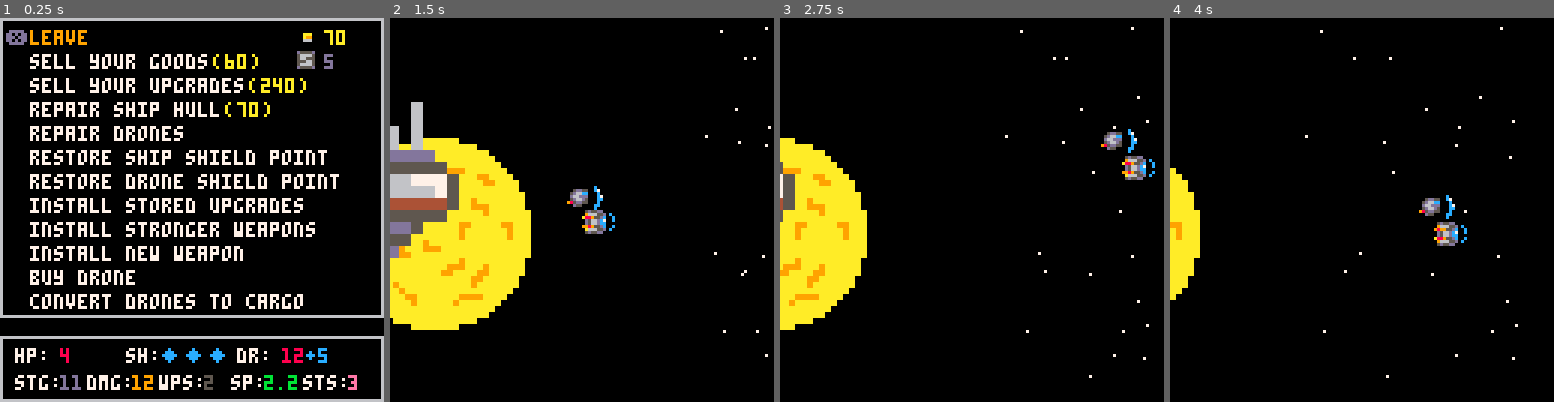
Above: before the commit, frames 1-4 (left to right).
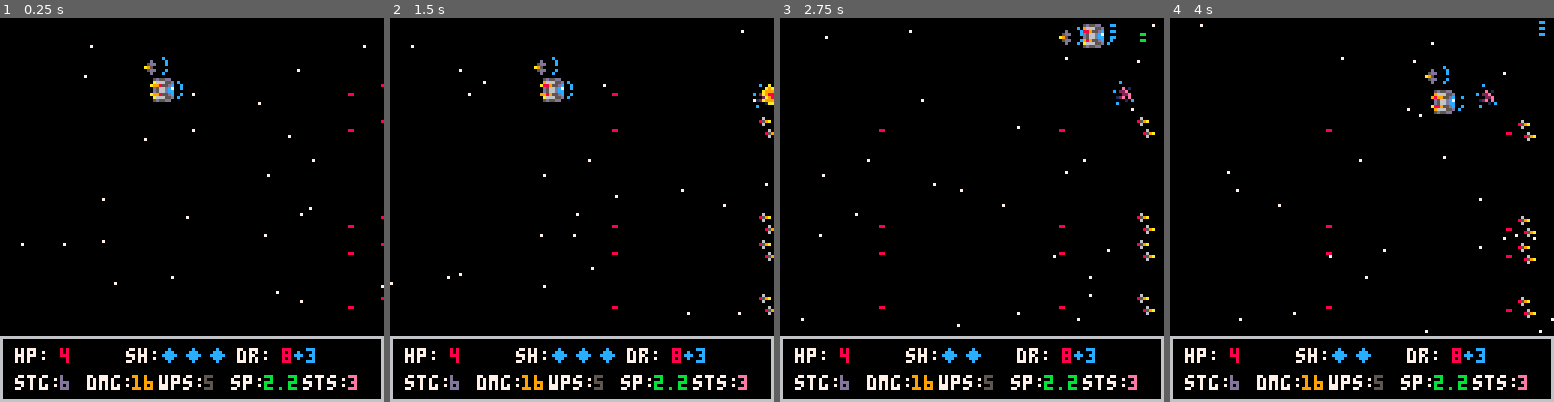
Above: after the commit, the same moments.

Repository: Scatenix/Void-Merchants
Game: PICO-8 cartridge void_merchants.p8
The game is run twice, just before and just after one commit, with the same random seed, the same clock (stepped at 60 frames per second) and the same inputs.
Inputs:
- Up to frame 1 (0.25 s): no input
- Up to frame 2 (1.5 s): tap X (X key) at 0.33, 1.07 s; tap O (Z key) at 0.7 s
- Up to frame 3 (2.75 s): hold Right 1.6-2.1 s; tap O (Z key) at 1.7, 2.1, 2.5 s; tap X (X key) at 1.85 s; hold Up 2.15-2.42 s; hold Right from 2.47 s (still down)
- Up to frame 4 (4 s): tap O (Z key) at 2.9, 3.3, 3.7 s; tap X (X key) at 2.97 s; release Right at 3.03 s; hold Left 3.08-3.58 s; hold Down 3.63-3.97 s

The runs differ from the first frame. In frame 1, 16% of the frame differs, in the area x 0-100%, y 0-97%; in frame 2, 22%, in the area x 0-100%, y 2-100%; in frame 3, 15%; in frame 4, 7.9%.

Commit message:
Add money pickup floating text; Fix bugs

Diff:
--- a/game/draw_functions.p8
+++ b/game/draw_functions.p8
@@ -1,5 +1,17 @@
 __lua__3
 -- draw functions
+
+function draw_money_pickups()
+	for mp in all(money_pickups) do
+		spr(credit[1], mp[2] - 8, flr(mp[3]) - 17)
+		print(" " ..pl_credits.. " +" ..mp[1], mp[2] - 5, flr(mp[3]) - 15, 3)
+		if mp[4] <= 0 then
+			del(money_pickups, mp)
+		end
+		mp[3] -= 0.1
+		mp[4] -= 1
+	end
+end
 
 function draw_explosions()
 	for exp in all(explosions) do
--- a/game/enemies.p8
+++ b/game/enemies.p8
@@ -177,7 +177,7 @@
 	if not titlescreen_mode then
 		local droped_item = drop_item()
 		if droped_item[1] > 0 then
-			add_floating_item(droped_item[1], enemy[1], enemy[2], drop_item[2])
+			add_floating_item(droped_item[1], enemy[1], enemy[2], droped_item[2])
 		end
 	end
 end
--- a/game/global_variables.p8
+++ b/game/global_variables.p8
@@ -44,6 +44,9 @@
 talk_to_void_creature = false
 skip_void = false
 
+money_pickups = {} -- amount, x, y, animation_frames_remainung
+money_pickup_animation_frames = 50
+
 current_planet = 1
 planets = {
 	{80, 0},
--- a/game/items.p8
+++ b/game/items.p8
@@ -76,7 +76,7 @@
 			pl_ship_damage += 1
 			del(floating_items, item)
 		else
-			store_item(item)
+			store_item(item, attack_damage_inc[2])
 		end
 	elseif item[3] == drone_inc[1] then
 		if drone_tier < max_drones then
@@ -85,7 +85,7 @@
 			set_pl_drone(drone_tier)
 			del(floating_items, item)
 		else
-			store_item(item)
+			store_item(item, drone_inc[2])
 		end
 	elseif item[3] == weapons_inc[1] then
 		if pl_ship_weapons < max_pl_dr_weapons then
@@ -97,19 +97,26 @@
 			drone_weapons+=1
 			del(floating_items, item)
 		else
-			store_item(item)
+			store_item(item, drone_inc[2])
 		end
 	elseif item[3] == credit[1] then
 		sfx(17)
 		add_credits(credit[2])
+		add_money_pickup(credit[2])
+
 		del(floating_items, item)
 	elseif item[3] == super_credit[1] then
 		sfx(17)
 		add_credits(super_credit[2])
+		add_money_pickup(super_credit[2])
 		del(floating_items, item)
 	else
-		store_item(item)
-	end
+		store_item(item, super_credit[2])
+	end
+end
+
+function add_money_pickup(money)
+	add(money_pickups, {credit[2], pl_ship_x, pl_ship_y, money_pickup_animation_frames})
 end
 
 function speed_buff_timer()
--- a/game/main.p8
+++ b/game/main.p8
@@ -61,11 +61,11 @@
 	init_battle = true
 
 	titlescreen_mode = false
-	battle_mode = false
+	battle_mode = true
 	travel_to_battle_mode = false
 	travel_after_battle_mode = false
 	converstaion_mode = false
-	trading_mode = true
+	trading_mode = false
 	death_mode = false
 
 	level = 1
@@ -107,19 +107,19 @@
 
 	set_pl_ship(6)
 
-	set_pl_drone(9)
-
-	store_item(scrap[1], scrap[2])
-	-- store_item(copper[1], copper[2])
-	-- store_item(gold[1], gold[2])
-	store_item(parts_crate[1], parts_crate[2])
-	-- store_item(cobalt[1], cobalt[2])
-	-- store_item(platinum[1], platinum[2])
-	-- store_item(void_fragment[1], void_fragment[2])
-	-- store_item(void_crystal[1], void_crystal[2])
-	store_item(attack_damage_inc[1], attack_damage_inc[2])
-	store_item(drone_inc[1], drone_inc[2])
-	store_item(weapons_inc[1], weapons_inc[2])
+	set_pl_drone(4)
+
+	store_item({0, 0, scrap[1]}, scrap[2])
+	-- store_item({0, 0, copper[1]}, copper[2])
+	-- store_item({0, 0, gold[1]}, gold[2])
+	store_item({0, 0, parts_crate[1]}, parts_crate[2])
+	-- store_item({0, 0, cobalt[1]}, cobalt[2])
+	-- store_item({0, 0, platinum[1]}, platinum[2])
+	-- store_item({0, 0, void_fragment[1]}, void_fragment[2])
+	-- store_item({0, 0, void_crystal[1]}, void_crystal[2])
+	store_item({0, 0, attack_damage_inc[1]}, attack_damage_inc[2])
+	store_item({0, 0, drone_inc[1]}, drone_inc[2])
+	store_item({0, 0, weapons_inc[1]}, weapons_inc[2])
 	pl_credits = 70
 	-- pl_ship_max_life = 9999
 	pl_ship_life = 4
@@ -204,9 +204,6 @@
 			init_battle = false
 			tme = time()
 			spawn_enemy_wave()
-
-			-- Todo: should be done at the trader instead. just for having a playable game for now
-			pl_ship_life = pl_ship_max_life
 		end
 
 		-- spawn new enemy wave every 20 seconds if there are still enemies. else after 5
@@ -355,6 +352,7 @@
 
 		draw_hitmarkers()
 		draw_explosions()
+		draw_money_pickups()
 	elseif converstaion_mode then
 		draw_textbox()
 	elseif travel_after_battle_mode then
@@ -365,6 +363,7 @@
 		draw_ship()
 		draw_friendly_shots(pl_ship_shots, 11)
 		draw_friendly_shots(drone_shots, 12)
+		draw_money_pickups()
 	elseif trading_mode then
 		if trading_phase == 0 then
 			draw_tradescreen()
--- a/game/player.p8
+++ b/game/player.p8
@@ -19,7 +19,7 @@
 function store_item(item, price)
 	if get_free_storage() > 0 then
 		sfx(6)
-		add(pl_items_stored, {item, price})
+		add(pl_items_stored, {item[3], price})
 		del(floating_items, item)
 	end
 end
--- a/void_merchants.p8
+++ b/void_merchants.p8
@@ -63,11 +63,11 @@
 	init_battle = true
 
 	titlescreen_mode = false
-	battle_mode = false
+	battle_mode = true
 	travel_to_battle_mode = false
 	travel_after_battle_mode = false
 	converstaion_mode = false
-	trading_mode = true
+	trading_mode = false
 	death_mode = false
 
 	level = 1
@@ -109,19 +109,19 @@
 
 	set_pl_ship(6)
 
-	set_pl_drone(9)
-
-	store_item(scrap[1], scrap[2])
-	-- store_item(copper[1], copper[2])
-	-- store_item(gold[1], gold[2])
-	store_item(parts_crate[1], parts_crate[2])
-	-- store_item(cobalt[1], cobalt[2])
-	-- store_item(platinum[1], platinum[2])
-	-- store_item(void_fragment[1], void_fragment[2])
-	-- store_item(void_crystal[1], void_crystal[2])
-	store_item(attack_damage_inc[1], attack_damage_inc[2])
-	store_item(drone_inc[1], drone_inc[2])
-	store_item(weapons_inc[1], weapons_inc[2])
+	set_pl_drone(4)
+
+	store_item({0, 0, scrap[1]}, scrap[2])
+	-- store_item({0, 0, copper[1]}, copper[2])
+	-- store_item({0, 0, gold[1]}, gold[2])
+	store_item({0, 0, parts_crate[1]}, parts_crate[2])
+	-- store_item({0, 0, cobalt[1]}, cobalt[2])
+	-- store_item({0, 0, platinum[1]}, platinum[2])
+	-- store_item({0, 0, void_fragment[1]}, void_fragment[2])
+	-- store_item({0, 0, void_crystal[1]}, void_crystal[2])
+	store_item({0, 0, attack_damage_inc[1]}, attack_damage_inc[2])
+	store_item({0, 0, drone_inc[1]}, drone_inc[2])
+	store_item({0, 0, weapons_inc[1]}, weapons_inc[2])
 	pl_credits = 70
 	-- pl_ship_max_life = 9999
 	pl_ship_life = 4
@@ -206,9 +206,6 @@
 			init_battle = false
 			tme = time()
 			spawn_enemy_wave()
-
-			-- Todo: should be done at the trader instead. just for having a playable game for now
-			pl_ship_life = pl_ship_max_life
 		end
 
 		-- spawn new enemy wave every 20 seconds if there are still enemies. else after 5
@@ -357,6 +354,7 @@
 
 		draw_hitmarkers()
 		draw_explosions()
+		draw_money_pickups()
 	elseif converstaion_mode then
 		draw_textbox()
 	elseif travel_after_battle_mode then
@@ -367,6 +365,7 @@
 		draw_ship()
 		draw_friendly_shots(pl_ship_shots, 11)
 		draw_friendly_shots(drone_shots, 12)
+		draw_money_pickups()
 	elseif trading_mode then
 		if trading_phase == 0 then
 			draw_tradescreen()
@@ -439,6 +438,9 @@
 talk_to_void_creature = false
 skip_void = false
 
+money_pickups = {} -- amount, x, y, animation_frames_remainung
+money_pickup_animation_frames = 50
+
 current_planet = 1
 planets = {
 	{80, 0},
@@ -467,6 +469,18 @@
 hitmarkers = {}
 -->8
 -- draw functions
+
+function draw_money_pickups()
+	for mp in all(money_pickups) do
+		spr(credit[1], mp[2] - 8, flr(mp[3]) - 17)
+		print(" " ..pl_credits.. " +" ..mp[1], mp[2] - 5, flr(mp[3]) - 15, 3)
+		if mp[4] <= 0 then
+			del(money_pickups, mp)
+		end
+		mp[3] -= 0.1
+		mp[4] -= 1
+	end
+end
 
 function draw_explosions()
 	for exp in all(explosions) do
@@ -764,7 +778,7 @@
 function store_item(item, price)
 	if get_free_storage() > 0 then
 		sfx(6)
-		add(pl_items_stored, {item, price})
+		add(pl_items_stored, {item[3], price})
 		del(floating_items, item)
 	end
 end
@@ -1260,7 +1274,7 @@
 	if not titlescreen_mode then
 		local droped_item = drop_item()
 		if droped_item[1] > 0 then
-			add_floating_item(droped_item[1], enemy[1], enemy[2], drop_item[2])
+			add_floating_item(droped_item[1], enemy[1], enemy[2], droped_item[2])
 		end
 	end
 end
@@ -1461,7 +1475,7 @@
 			pl_ship_damage += 1
 			del(floating_items, item)
 		else
-			store_item(item)
+			store_item(item, attack_damage_inc[2])
 		end
 	elseif item[3] == drone_inc[1] then
 		if drone_tier < max_drones then
@@ -1470,7 +1484,7 @@
 			set_pl_drone(drone_tier)
 			del(floating_items, item)
 		else
-			store_item(item)
+			store_item(item, drone_inc[2])
 		end
 	elseif item[3] == weapons_inc[1] then
 		if pl_ship_weapons < max_pl_dr_weapons then
@@ -1482,19 +1496,26 @@
 			drone_weapons+=1
 			del(floating_items, item)
 		else
-			store_item(item)
+			store_item(item, drone_inc[2])
 		end
 	elseif item[3] == credit[1] then
 		sfx(17)
 		add_credits(credit[2])
+		add_money_pickup(credit[2])
+
 		del(floating_items, item)
 	elseif item[3] == super_credit[1] then
 		sfx(17)
 		add_credits(super_credit[2])
+		add_money_pickup(super_credit[2])
 		del(floating_items, item)
 	else
-		store_item(item)
-	end
+		store_item(item, super_credit[2])
+	end
+end
+
+function add_money_pickup(money)
+	add(money_pickups, {credit[2], pl_ship_x, pl_ship_y, money_pickup_animation_frames})
 end
 
 function speed_buff_timer()
Not shown, changed: README.md
Not shown, added: docs/void_merchants.html
